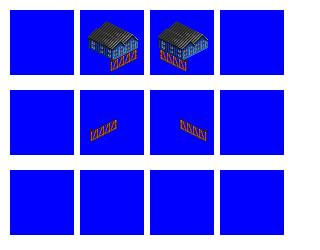
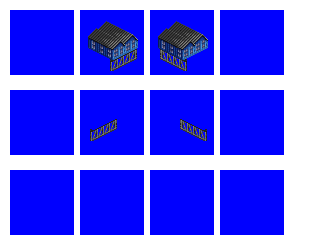
Two versions of the same layered image (w=320, h=250). Layer-by-layer changes:
renamed "legs rear" to "legs", painted on it over box(90, 49, 207, 141)
removed layer "legs front" over box(110, 49, 187, 71)
